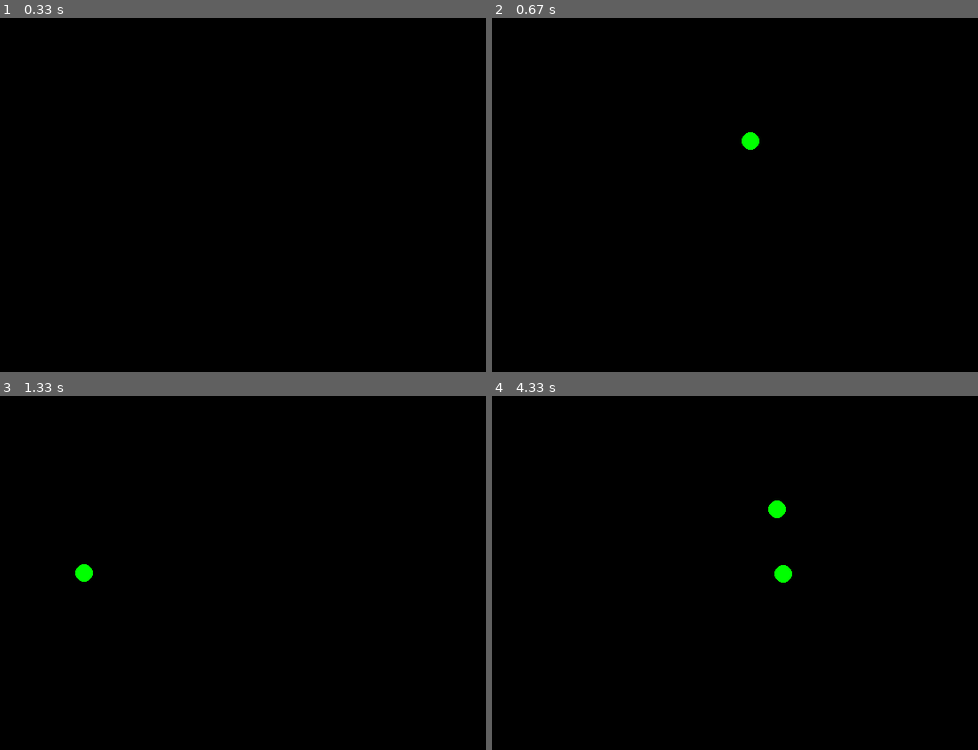
Above: before the commit, frames 1-4 (two rows, left to right).
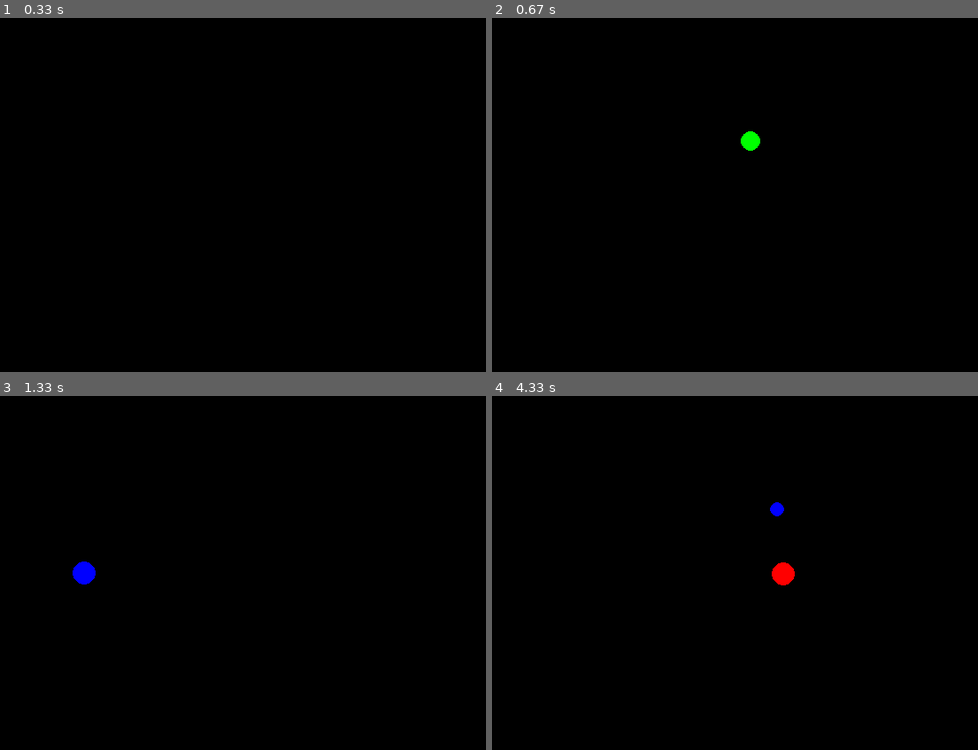
Above: after the commit, the same moments.

Repository: TharitSinsunthorn/Comsem
Game: pygame game, started from particle.py
Two runs of this game, one before a commit and one after it. Both use one fixed random seed, a clock stepped at 60 frames per second and the inputs below.
Inputs (mouse positions are in pixels of both pictures, inside the frame that each line leads up to):
- Up to frame 1 (0.33 s): no input
- Up to frame 2 (0.67 s): click (754, 195) at 0.38 s
- Up to frame 3 (1.33 s): click (262, 594) at 0.72 s; click (97, 519) at 1.05 s
- Up to frame 4 (4.33 s): click (812, 604) at 1.38 s; click (764, 452) at 1.72 s; click (730, 665) at 2.05 s; click (735, 512) at 2.38 s; click (676, 498) at 2.72 s; click (895, 541) at 3.05 s; click (579, 608) at 3.38 s; click (866, 509) at 3.72 s; click (871, 488) at 4.05 s

Frame 1 is identical in both runs. In frame 2, less than 0.1% of the frame differs, in the area x 51-56%, y 32-38%; in frame 3, 0.2%; in frame 4, 0.4%, in the area x 56-63%, y 29-54%.

Commit message:
chap5_Ex1_randomradius

Diff:
--- a/particle.py
+++ b/particle.py
@@ -10,11 +10,13 @@
         self.gy = gy
 
 class Particle:
-    def __init__(self, pos, vel, world):
+    def __init__(self, pos, vel, world, radius=10, color="green"):
         self.is_alive = True
         self.x, self.y = pos
         self.vx, self.vy = vel
         self.world = world
+        self.radius= radius
+        self.color = pygame.Color(color)
 
     def update(self):
         self.vy += self.world.gy * self.world.dt
@@ -24,8 +26,7 @@
             self.is_alive = False
 
     def draw(self, screen):
-        radius = 10
-        pygame.draw.circle(screen, pygame.Color("green"), (self.x, self.y), radius)
+        pygame.draw.circle(screen, self.color, (self.x, self.y), self.radius)
 
 class AppMain:
     def __init__(self):
@@ -50,7 +51,9 @@
         if button == 1:
             vx = random.uniform(-10, 10)
             vy = random.uniform(-10, 0)
-            p = Particle(pos, (vx, vy), self.world)
+            rr = random.uniform(5,15)
+            color_list = ["red", "green", "blue"]
+            p = Particle(pos, (vx, vy), self.world, radius=rr, color = random.choice(color_list))
             self.particle_list.append(p)
 
     def run(self):
